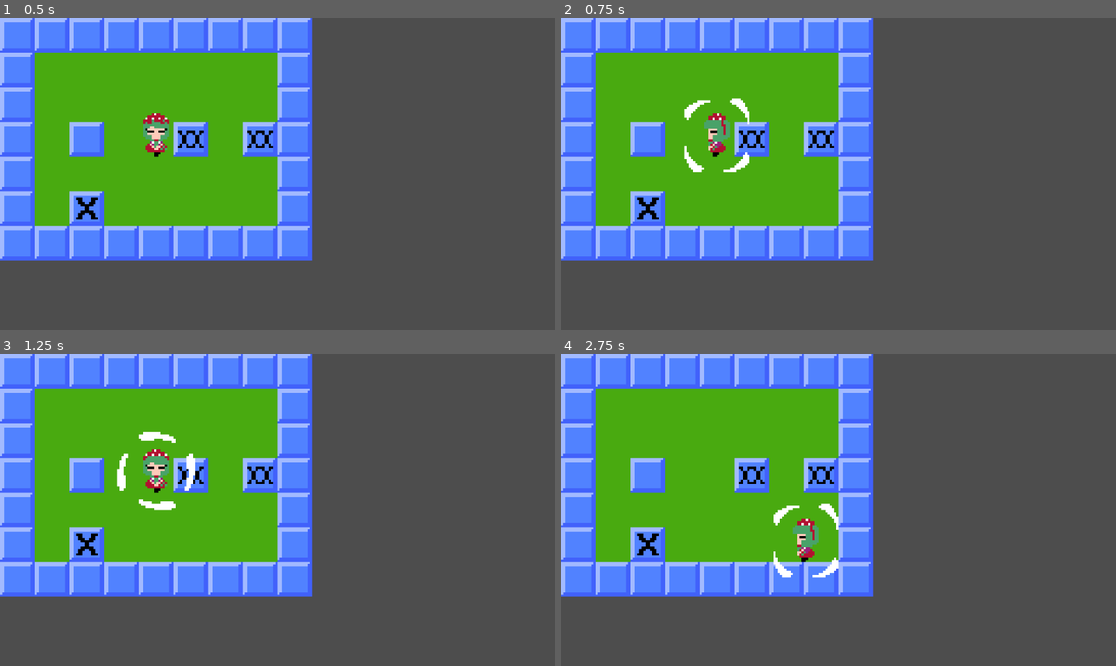
Above: before the commit, frames 1-4 (two rows, left to right).
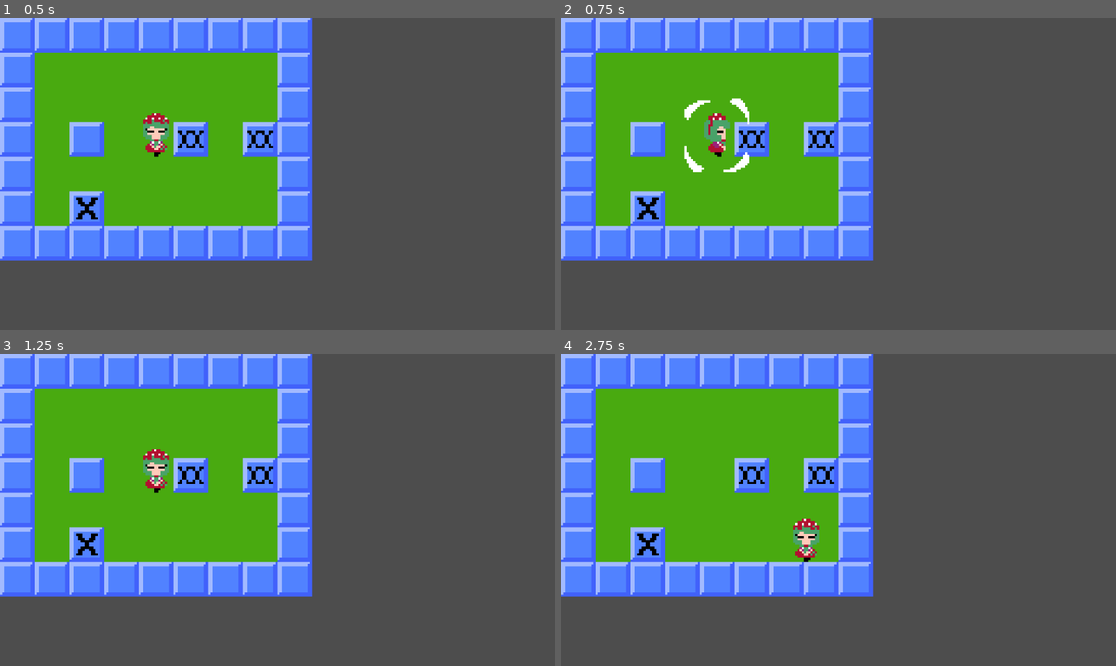
Above: after the commit, the same moments.

Repository: StellatedCUBE/Touhou-jam-15
Game: Godot game, scene res://in_game/world.tscn
Two runs of this game, one before a commit and one after it. Both use one fixed random seed, a clock stepped at 60 frames per second and the inputs below. The engine's default icon, where the game draws it, is replaced by a stand-in: a white triangle on a blue panel in a dark square.
Inputs:
- Up to frame 1 (0.5 s): no input
- Up to frame 2 (0.75 s): tap Enter at 0.5 s; hold Right from 0.53 s (still down); hold Z from 0.53 s (still down)
- Up to frame 3 (1.25 s): keep holding Right; keep holding Z
- Up to frame 4 (2.75 s): release Right at 1.28 s; release Z at 1.28 s; hold Down 1.28-2.03 s; tap Z at 1.35 s; hold Right from 2.03 s (still down); hold Z from 2.03 s (still down)

Frame 1 is identical in both runs. In frame 2, 0.3% of the frame differs, in the area x 25-31%, y 30-45%; in frame 3, 0.7%; in frame 4, 0.8%, in the area x 38-51%, y 47-72%.

Commit message:
Spin breaking

Diff:
--- a/in_game/agents/player/player.gd
+++ b/in_game/agents/player/player.gd
@@ -4,11 +4,14 @@
 @onready var input: InputManager = get_tree().root.get_node("World/%Input")
 @onready var sprite: Sprite2D = %Sprite
 @onready var spin_animation: AnimatedSprite2D = %Spin
+@onready var spin_collider: CollisionShape2D = %SpinCircle
 
 @export var speed: float = 0.0625
 @export var adjust: float = 0.25
 @export var scale_speed: float = 0.0625
-@export var miasma: float = 0
+@export var miasma: int = 0
+
+var spin_timer: int = 0
 
 var facing: Vector2 = Vector2.DOWN
 
@@ -42,15 +45,24 @@
 		agent.move_y(speed * speed_mul, adjust * scale)
 		facing = Vector2.DOWN
 
-	if input.shrink and miasma > 0.125: miasma -= 0.125
-	if input.expand: miasma += 0.125
+	if input.shrink and miasma > 0.125: miasma -= 1
+	if input.expand: miasma += 1
 
-	spin_animation.visible = input.spin
-	sprite.visible = not input.spin
+	if input.consume_spin():
+		spin_timer = 22
+		spin_animation.play()
+	elif spin_timer > 0:
+		spin_timer -= 1
+
+	spin_animation.visible = spin_timer > 0
+	spin_collider.disabled = spin_timer == 0
+
+	sprite.visible = spin_timer == 0
+
 
 func miasma_to_scale(miasma: float) -> float:
 	if miasma >= 20:
+		return 3
+	if miasma >= 10:
 		return 2
-	if miasma >= 10:
-		return 1.5
 	return 1
--- a/in_game/agents/player/player.tscn
+++ b/in_game/agents/player/player.tscn
@@ -1,10 +1,9 @@
-[gd_scene load_steps=13 format=3 uid="uid://c6vwsua87in1e"]
+[gd_scene load_steps=12 format=3 uid="uid://c6vwsua87in1e"]
 
 [ext_resource type="PackedScene" uid="uid://cjt1ov1qqpnl2" path="res://in_game/agents/agent/agent.tscn" id="1_hk1q4"]
 [ext_resource type="Texture2D" uid="uid://8yvbdys3xnht" path="res://in_game/agents/player/player.png" id="2_vmhip"]
 [ext_resource type="Script" path="res://in_game/agents/player/player.gd" id="3_dy4yo"]
 [ext_resource type="Texture2D" uid="uid://b0e3arqd7c80o" path="res://in_game/agents/player/spin.png" id="4_x37yo"]
-[ext_resource type="Script" path="res://autoplay.gd" id="5_5m2jw"]
 
 [sub_resource type="AtlasTexture" id="AtlasTexture_of7if"]
 atlas = ExtResource("2_vmhip")
@@ -58,6 +57,7 @@
 texture = SubResource("AtlasTexture_of7if")
 
 [node name="Behaviour" type="Node" parent="." index="2"]
+unique_name_in_owner = true
 script = ExtResource("3_dy4yo")
 
 [node name="Spin" type="AnimatedSprite2D" parent="." index="3"]
@@ -66,13 +66,13 @@
 scale = Vector2(0.0625, 0.0625)
 sprite_frames = SubResource("SpriteFrames_fs2xc")
 frame_progress = 0.0544958
-script = ExtResource("5_5m2jw")
 
 [node name="SpinArea" type="Area2D" parent="." index="4"]
 visible = false
 collision_mask = 0
 
-[node name="Circle" type="CollisionShape2D" parent="SpinArea" index="0"]
+[node name="SpinCircle" type="CollisionShape2D" parent="SpinArea" index="0"]
+unique_name_in_owner = true
 position = Vector2(0, -0.125)
 shape = SubResource("CircleShape2D_84o78")
 disabled = true
--- a/in_game/input.gd
+++ b/in_game/input.gd
@@ -6,6 +6,7 @@
 var up: bool = false
 var down: bool = false
 
+var kspin: bool = false
 var spin: bool = false
 
 var shrink: bool = false
@@ -21,7 +22,16 @@
 	up = kup and not (kleft or kright or kdown)
 	down = kdown and not (kleft or kright or kup)
 
-	spin = Input.is_key_pressed(KEY_Z)
+	var lkspin: bool = kspin
+	kspin = Input.is_key_pressed(KEY_Z)
+	if kspin and not lkspin:
+		spin = true
 
 	shrink = Input.is_key_pressed(KEY_PAGEDOWN)
 	expand = Input.is_key_pressed(KEY_PAGEUP)
+
+func consume_spin() -> bool:
+	if spin:
+		spin = false
+		return true
+	return false
--- /dev/null
+++ b/in_game/tiles/spin_breakable_tile.gd
@@ -0,0 +1,15 @@
+extends Area2D
+class_name SpinBreakableTile
+
+var cutoff: int
+var cell: Vector2i
+var map: TileMapLayer
+
+func _ready() -> void:
+	connect("area_entered", hit)
+
+func hit(area: Area2D) -> void:
+	if area.name == "SpinArea" and area.get_node("%Behaviour").miasma >= cutoff:
+		map.set_cell(cell, map.get_cell_source_id(cell), map.get_cell_tile_data(cell).get_custom_data("DestroysInto"))
+		map = null
+		queue_free()
--- /dev/null
+++ b/in_game/tiles/spin_breakable_tile.tscn
@@ -0,0 +1,13 @@
+[gd_scene load_steps=3 format=3 uid="uid://cp1r7jhs4ncvu"]
+
+[ext_resource type="Script" path="res://in_game/tiles/spin_breakable_tile.gd" id="1_o7cjx"]
+
+[sub_resource type="RectangleShape2D" id="RectangleShape2D_2p642"]
+size = Vector2(1, 1)
+
+[node name="SpinBreakableTile" type="Area2D"]
+collision_layer = 4
+script = ExtResource("1_o7cjx")
+
+[node name="CollisionShape2D" type="CollisionShape2D" parent="."]
+shape = SubResource("RectangleShape2D_2p642")
--- a/in_game/tiles/tile_map.gd
+++ b/in_game/tiles/tile_map.gd
@@ -1,5 +1,7 @@
 extends TileMapLayer
 class_name Map
+
+var spin_breakable_tile: PackedScene = preload("res://in_game/tiles/spin_breakable_tile.tscn")
 
 func collides(area: Agent) -> bool:
 	var s: float = area.scale.x / 2 - 0.015625
@@ -12,3 +14,15 @@
 				return true
 
 	return false
+
+func _ready() -> void:
+	for cell: Vector2i in get_used_cells():
+		var miasma_cost: int = get_cell_tile_data(cell).get_custom_data("SpinBreakMiasmaRequirement")
+		if miasma_cost > 0:
+			var pos: Vector2 = to_global(map_to_local(cell))
+			var node: SpinBreakableTile = spin_breakable_tile.instantiate()
+			node.map = self
+			node.cell = cell
+			node.cutoff = miasma_cost
+			get_parent().add_child.call_deferred(node)
+			node.global_position = pos
--- a/in_game/world.tscn
+++ b/in_game/world.tscn
@@ -16,12 +16,20 @@
 1:1/0/custom_data_0 = true
 2:1/0 = 0
 2:1/0/custom_data_0 = true
+2:1/0/custom_data_1 = 10
+2:1/0/custom_data_2 = Vector2i(2, 0)
 3:1/0 = 0
 3:1/0/custom_data_0 = true
+3:1/0/custom_data_1 = 20
+3:1/0/custom_data_2 = Vector2i(2, 0)
 
 [sub_resource type="TileSet" id="TileSet_iqs8v"]
 custom_data_layer_0/name = "Solid"
 custom_data_layer_0/type = 1
+custom_data_layer_1/name = "SpinBreakMiasmaRequirement"
+custom_data_layer_1/type = 2
+custom_data_layer_2/name = "DestroysInto"
+custom_data_layer_2/type = 6
 sources/0 = SubResource("TileSetAtlasSource_pyfeq")
 
 [node name="World" type="Node2D"]
@@ -39,9 +47,11 @@
 navigation_enabled = false
 script = ExtResource("1_wg7vq")
 
+[node name="Agents" type="Node" parent="."]
+
+[node name="Player" parent="Agents" instance=ExtResource("3_6c2bh")]
+position = Vector2(4.5, 3.5)
+
 [node name="MainCamera" type="Camera2D" parent="."]
 unique_name_in_owner = true
 script = ExtResource("4_mlnax")
-
-[node name="Player" parent="." instance=ExtResource("3_6c2bh")]
-position = Vector2(4.5, 3.5)
